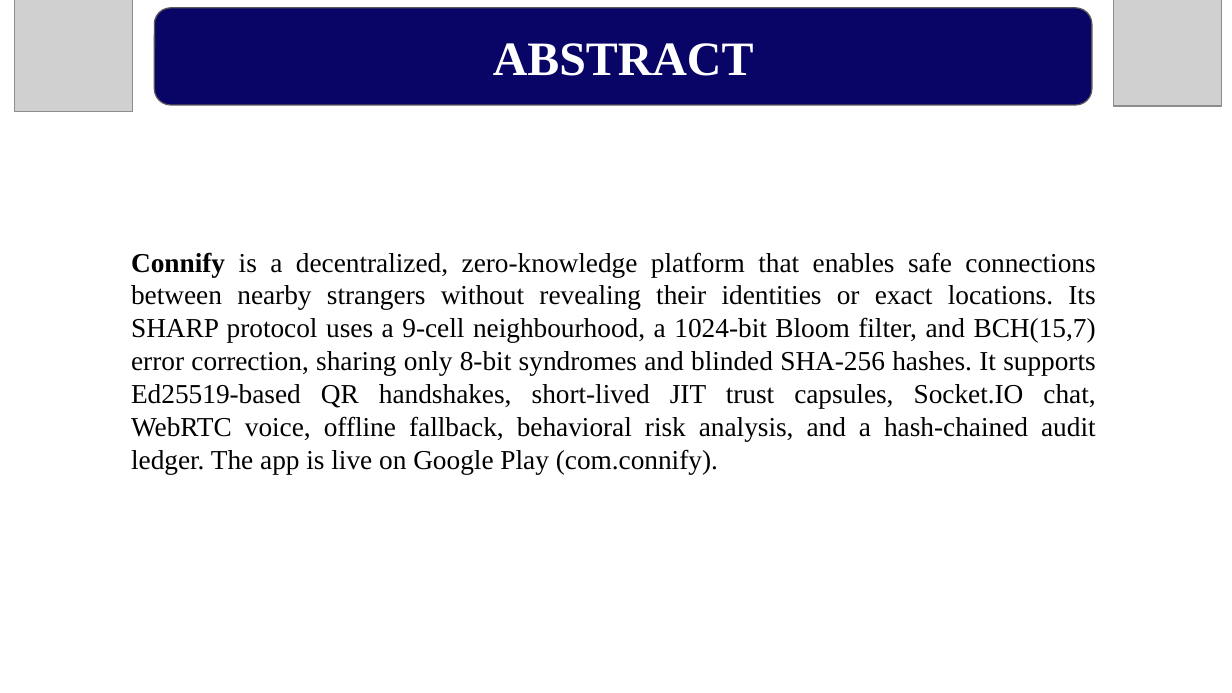
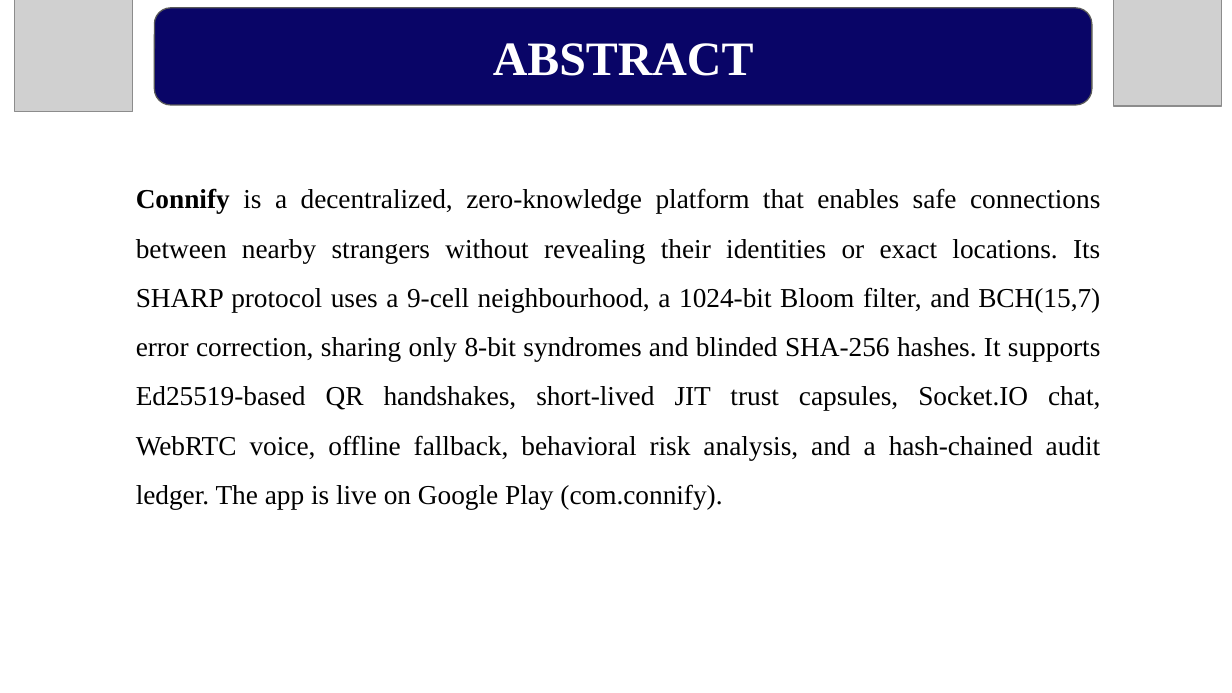
Before and after one commit to TheOrionGD/Connify-APP, a slide deck: slide 4 of docs/reports/Connify_Presentation.pptx. Drawn at 1232x693 pixels with LibreOffice and Linux fonts; fonts in the diff are those of the drawing; grey boxes stand for pictures. Boxes give left, top, right and bottom in pixels: in the first picture for what was removed or moved away, otherwise in the second. Text is boxed around its words. In the diff, an @@ line names an element or a change of style, - is before the commit and + after.

```diff
--- a/docs/reports/Connify_Presentation.pptx
+++ b/docs/reports/Connify_Presentation.pptx
@@ text "Connify is a decentralized, zero-knowledge ...": place and size @@
-text "Connify is a decentralized, zero-knowledge ..." at (131,252,1096,474)
+text "Connify is a decentralized, zero-knowledge ..." at (136,188,1101,509)
@@ text "Connify is a decentralized, zero-knowledge ..." at (136,188,1101,509): line spacing 1 to 1.5 @@
```
Also in this commit, not shown: 18 other slides changed, 1 other file.
